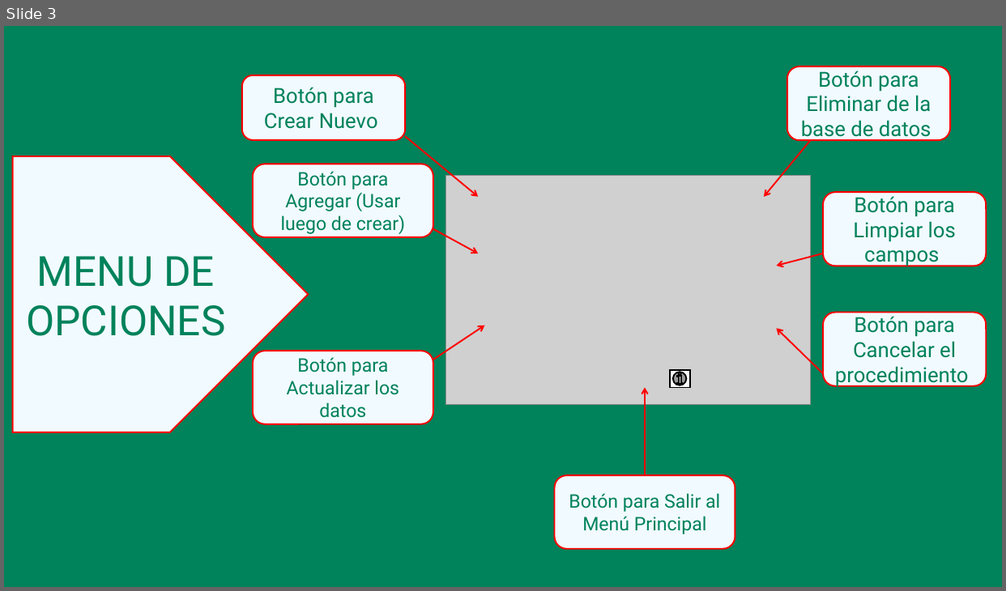
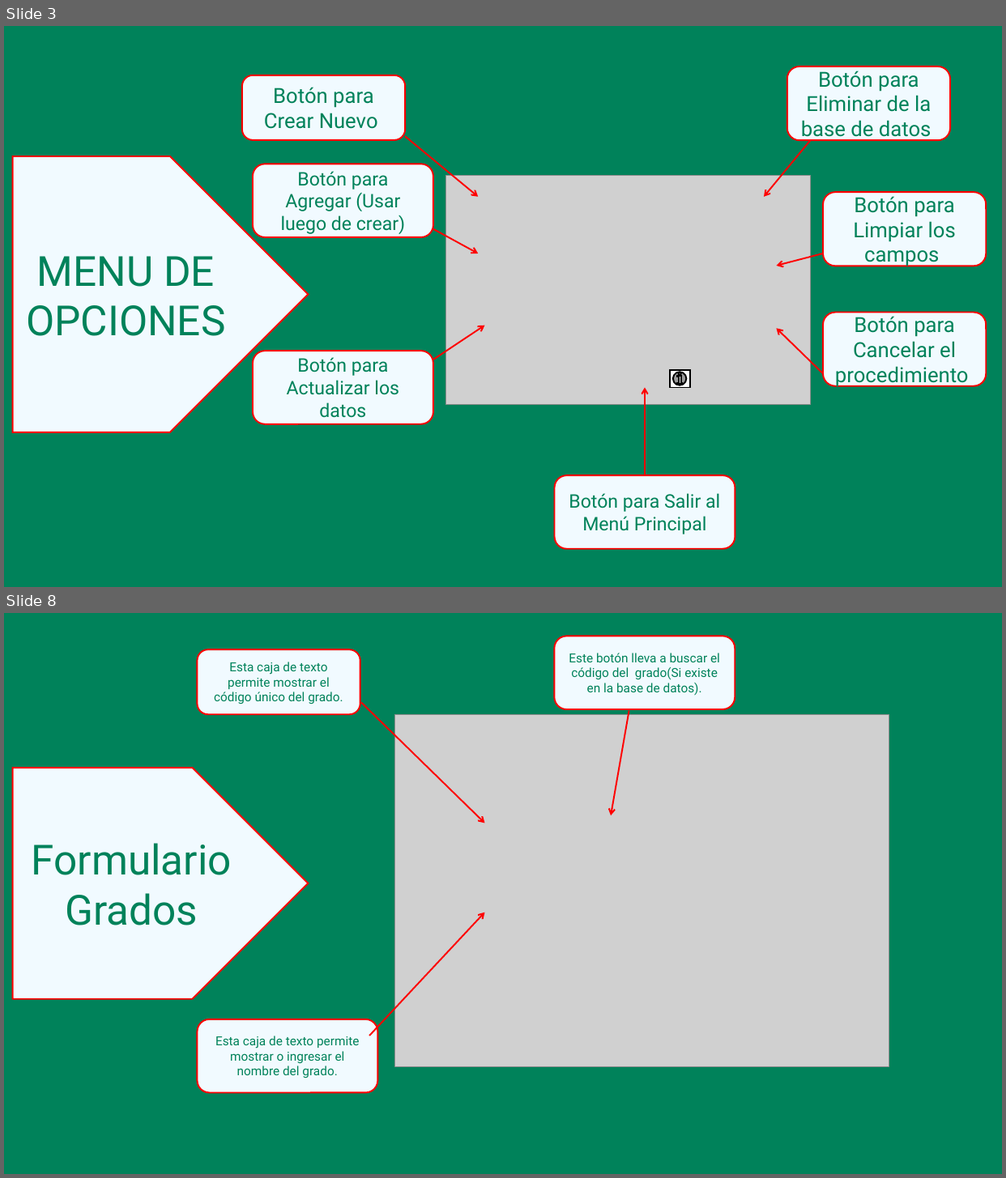
Before and after one commit to SamuelMedina07/ProyectoColegioSala1, a slide deck: ManualUsuario.pptx. Shown one above the other, each under a label of ours: slide 3 before the commit, slides 3 and 8 after it; the slides between them are not shown. The pictures are 1006x591 and 1006x1178 pixels, drawn with LibreOffice and Linux fonts; fonts in the diff are those of the drawing; grey boxes stand for pictures. Boxes give left, top, right and bottom in pixels: in the first picture for what was removed or moved away, otherwise in the second. Text is boxed around its words. In the diff, an @@ line names an element or a change of style, - is before the commit and + after.

```diff
--- a/ManualUsuario.pptx
+++ b/ManualUsuario.pptx
@@ slide 8 added at bbox=[4, 613, 1002, 1174], background #00825A @@
@@ rounded rectangle added at bbox=[554, 636, 735, 709], fill #F1FAFF, outline #FF0000 1.5 pt, 12 pt, text #00825A @@
+Este botón lleva a buscar el código del grado(Si existe en la base de datos).
@@ rounded rectangle added at bbox=[197, 649, 360, 715], fill #F1FAFF, outline #FF0000 1.5 pt, 12 pt, text #00825A @@
+Esta caja de texto permite mostrar el código único del grado.
@@ arrow added from (361, 703) to (484, 824), #FF0000 1.5 pt @@
@@ picture added at bbox=[395, 715, 889, 1067] @@
@@ arrow added from (629, 710) to (612, 815), #FF0000 1.5 pt @@
@@ pentagon arrow added at bbox=[12, 768, 308, 999], fill #F1FAFF, outline #FF0000 1.5 pt, 40 pt, text #00825A @@
+Formulario Grados
@@ arrow added from (369, 1036) to (484, 913), #FF0000 1.5 pt @@
@@ rounded rectangle added at bbox=[197, 1020, 377, 1093], fill #F1FAFF, outline #FF0000 1.5 pt, 12 pt, text #00825A @@
+Esta caja de texto permite mostrar o ingresar el nombre del grado.
```
Also in this commit, not shown: 1 slide changed, 8 other slides added.
